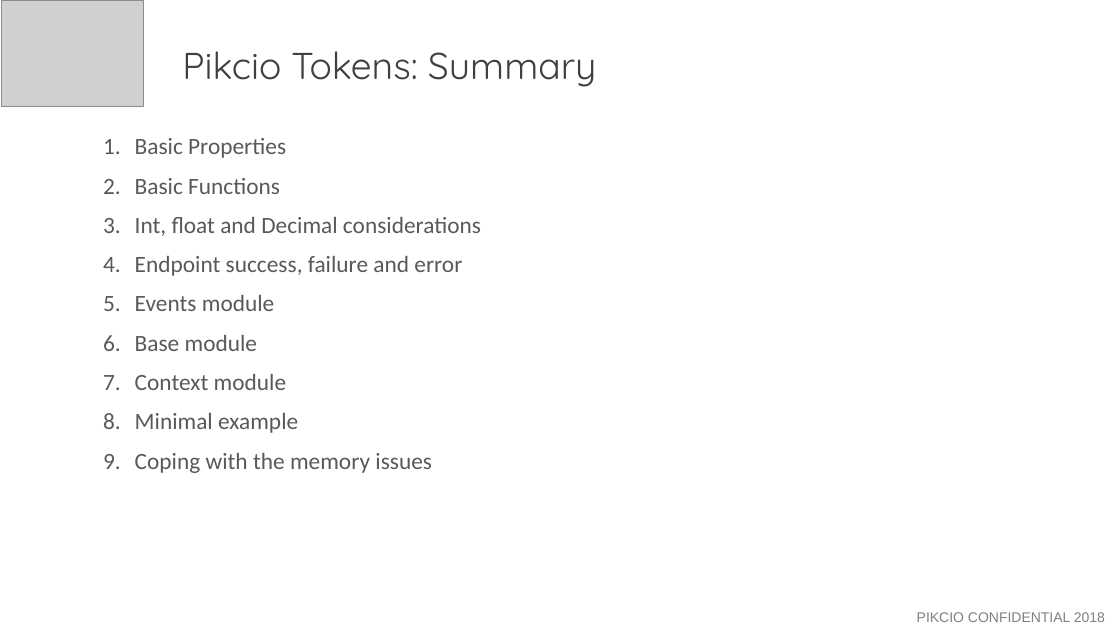
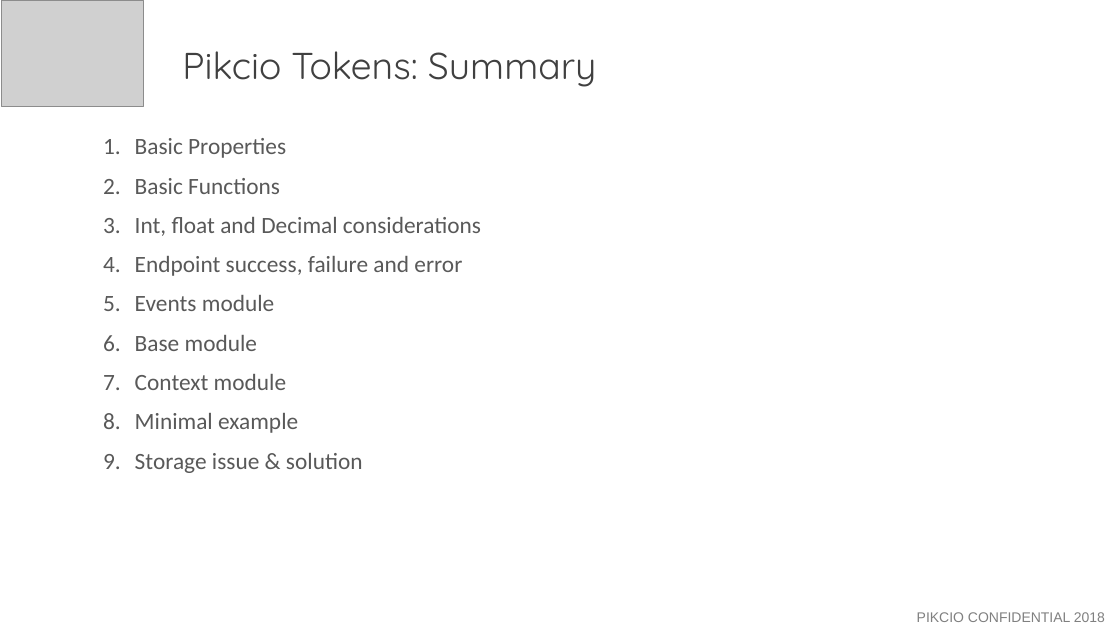
Before and after one commit to thibault-yellowstones/pikcio-tokens, a slide deck: slide 1 of Pikcio_tokens.pptx. Drawn at 1120x630 pixels with LibreOffice and Linux fonts; fonts in the diff are those of the drawing; grey boxes stand for pictures. Boxes give left, top, right and bottom in pixels: in the first picture for what was removed or moved away, otherwise in the second. Text is boxed around its words. In the diff, an @@ line names an element or a change of style, - is before the commit and + after.

```diff
--- a/Pikcio_tokens.pptx
+++ b/Pikcio_tokens.pptx
@@ text at box(135, 453, 363, 473): text changed @@
-9. Coping with the memory issues
+9. Storage issue & solution
```
Also in this commit, not shown: 1 other slide changed.
